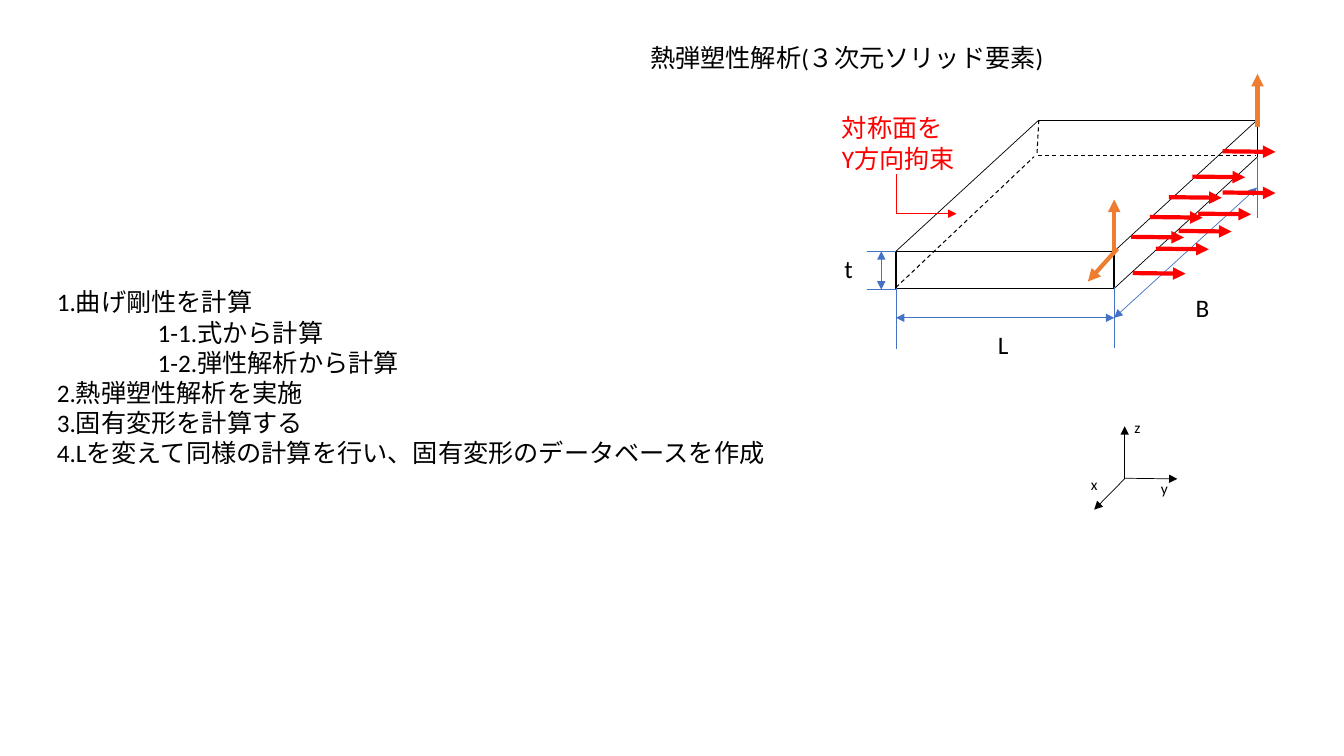
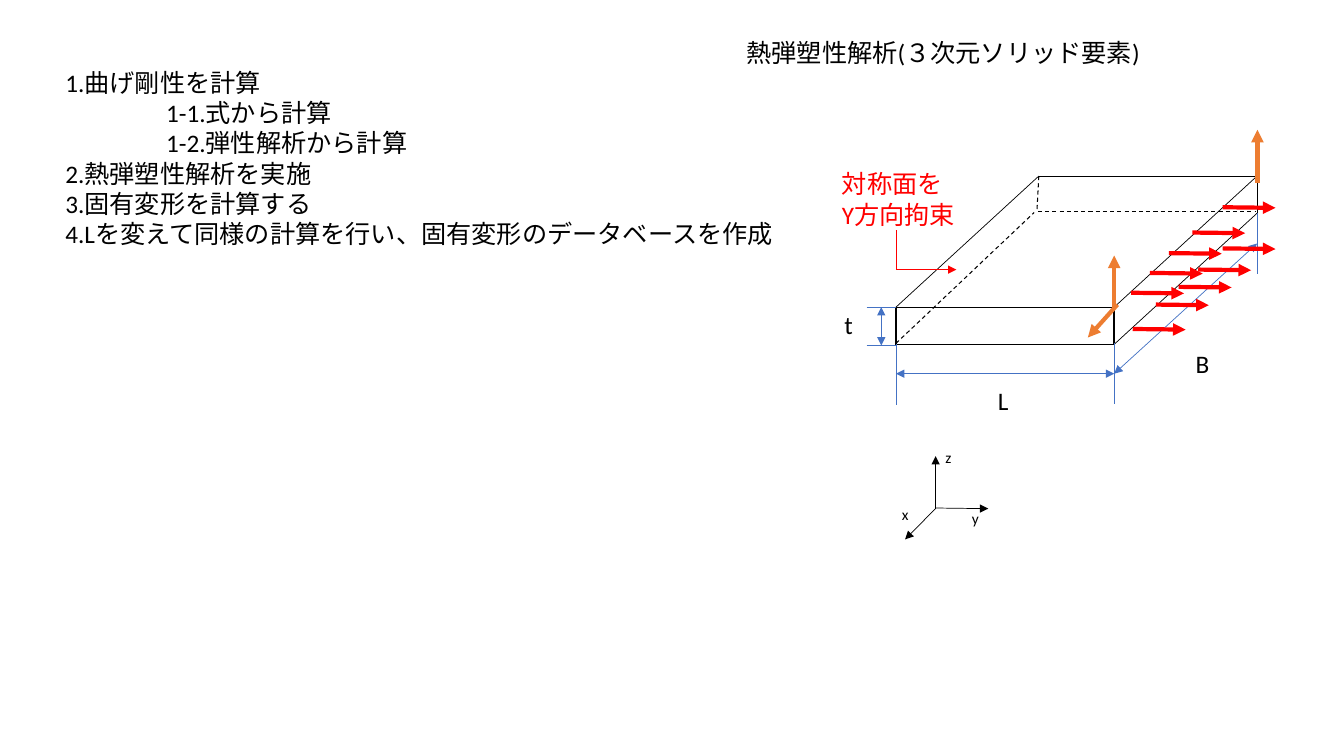
Before and after one commit to yuki0083/research, a slide deck: slide 3 of 剛性計算方法.pptx. Drawn at 1344x756 pixels with LibreOffice and Linux fonts; fonts in the diff are those of the drawing. Boxes give left, top, right and bottom in pixels: in the first picture for what was removed or moved away, otherwise in the second. Text is boxed around its words. In the diff, an @@ line names an element or a change of style, - is before the commit and + after.

Commit message:
固有変形法のフローチャート作成

```diff
--- a/剛性計算方法.pptx
+++ b/剛性計算方法.pptx
@@ text "熱弾塑性解析(３次元ソリッド要素)": place and size @@
-text "熱弾塑性解析(３次元ソリッド要素)" at <box>650,45,1043,71</box>
+text "熱弾塑性解析(３次元ソリッド要素)" at <box>747,40,1140,66</box>
@@ text "1.曲げ剛性を計算": place and size @@
-text "1.曲げ剛性を計算" at <box>57,291,765,464</box>
+text "1.曲げ剛性を計算" at <box>65,71,773,245</box>
@@ 13 arrows, 13 lines, 4 texts, 3 double arrows, 1 elbow arrow, 1 rectangle: place and size @@
-13 arrows, 13 lines, 4 texts, 3 double arrows, 1 elbow arrow, 1 rectangle at <box>842,74,1275,354</box>
+13 arrows, 13 lines, 4 texts, 3 double arrows, 1 elbow arrow, 1 rectangle at <box>842,130,1275,410</box>
@@ 3 texts, 3 arrows: place and size @@
-3 texts, 3 arrows at <box>1091,425,1178,510</box>
+3 texts, 3 arrows at <box>902,455,988,539</box>
```
Also in this commit, not shown: 1 other slide changed, 1 slide added, 2 other files.
